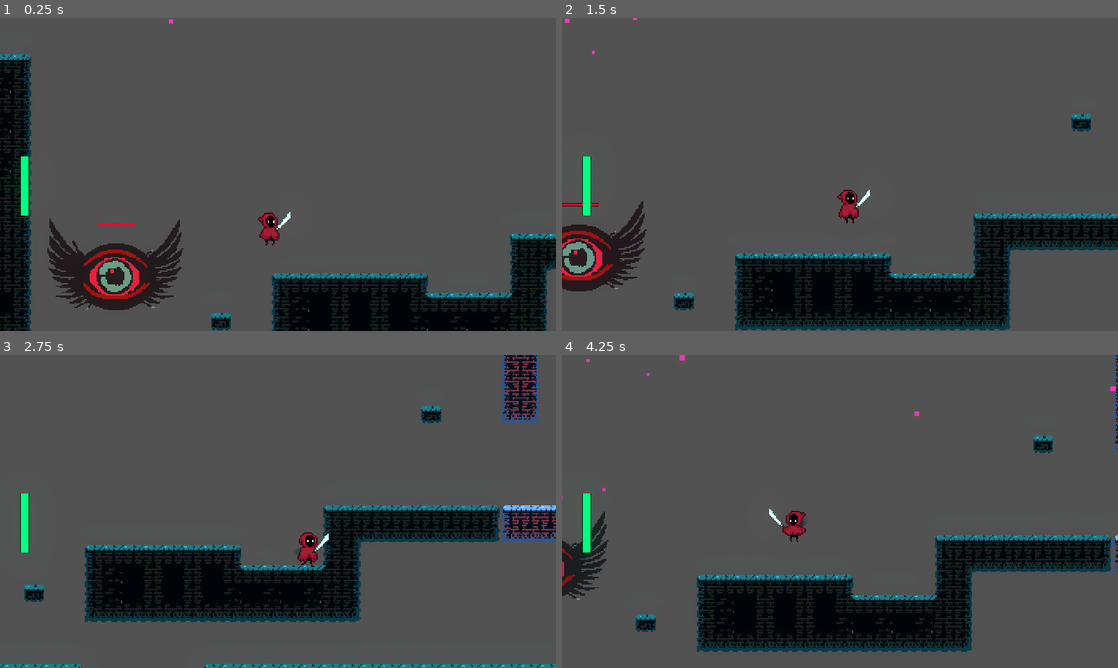
Above: before the commit, frames 1-4 (two rows, left to right).
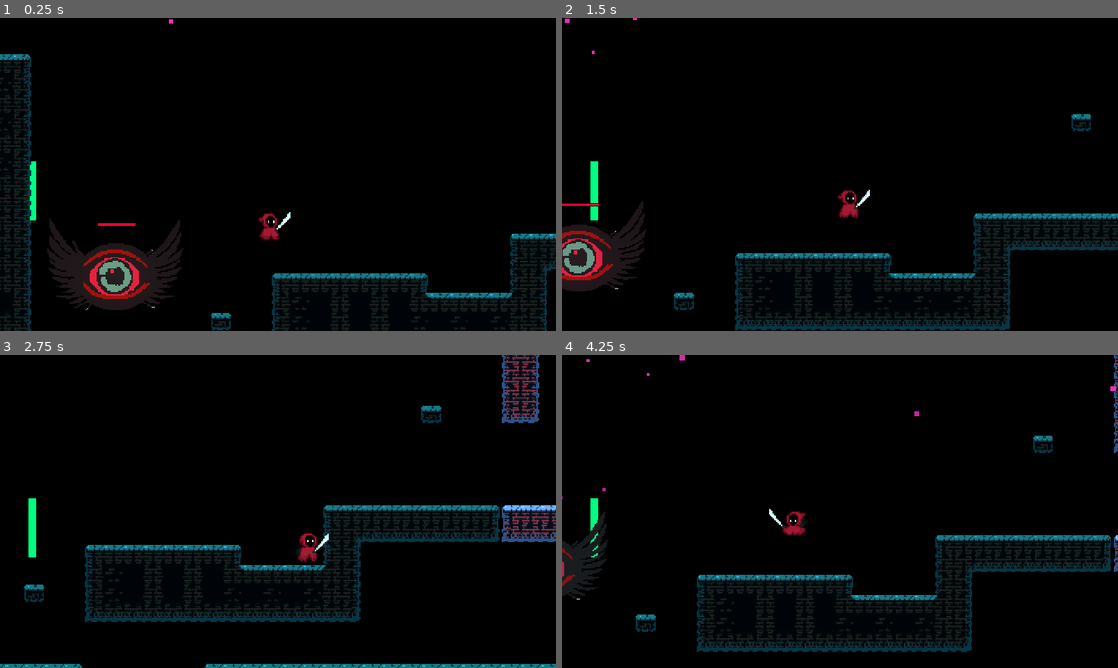
Above: after the commit, the same moments.

Repository: Driannn/AcerolaJam0
Game: Godot game, scene res://Scenes/Main scene/main_scene.tscn
Same seed, same stepped clock (60 frames per second), same inputs: the game is played once before the commit and once after it.
Inputs (mouse positions are in pixels of both pictures, inside the frame that each line leads up to):
- Up to frame 1 (0.25 s): no input
- Up to frame 2 (1.5 s): tap Enter (ui_accept) at 0.5 s; move the mouse to (962, 158) at 0.52 s; hold D (move_right) 0.53-1.28 s; tap X (attack) at 0.6 s; click (962, 158) at 0.67 s; tap Space (jump) at 0.77 s; move the mouse to (728, 190) at 1.27 s; hold S from 1.28 s (still down); tap C (dash) at 1.35 s
- Up to frame 3 (2.75 s): tap Space (jump) at 1.52 s; move the mouse to (333, 442) at 2.02 s; release S at 2.03 s; hold D (move_right) from 2.03 s (still down); hold F from 2.03 s (still down)
- Up to frame 4 (4.25 s): move the mouse to (812, 574) at 2.77 s; release D (move_right) at 2.78 s; release F at 2.78 s; hold W 2.78-3.53 s; tap X (attack) at 2.85 s; click (812, 574) at 2.92 s; tap Space (jump) at 3.02, 3.77 s; move the mouse to (1006, 558) at 3.52 s; hold A (move_left) from 3.53 s (still down); tap C (dash) at 3.6 s

The runs differ from the first frame. In frame 1, 82% of the frame differs, in the area x 0-100%, y 0-100%; in frame 2, 82%; in frame 3, 81%; in frame 4, 83%.

Commit message:
started working on gameover screen

Diff:
--- a/Scenes/Main scene/main_scene.tscn
+++ b/Scenes/Main scene/main_scene.tscn
@@ -1,14 +1,11 @@
-[gd_scene load_steps=11 format=3 uid="uid://k7uj7aa54yyh"]
+[gd_scene load_steps=8 format=3 uid="uid://k7uj7aa54yyh"]
 
 [ext_resource type="Script" path="res://Scenes/Main scene/GameManager.gd" id="1_dq8ga"]
 [ext_resource type="PackedScene" uid="uid://cprdctgkrpvbo" path="res://Scenes/VFX/SnowGeneratorCPU.tscn" id="2_0g361"]
 [ext_resource type="PackedScene" uid="uid://db4ivmgtxggnu" path="res://Scenes/TileMaps/my_tile_map1.tscn" id="2_b388d"]
 [ext_resource type="PackedScene" uid="uid://bubsfc3tvkdsb" path="res://Scenes/Player/my_player.tscn" id="3_8oym4"]
-[ext_resource type="Texture2D" uid="uid://b3d8d1w08yvxi" path="res://Assets/Character/Characters test.png" id="4_h0wd8"]
 [ext_resource type="Script" path="res://addons/phantom_camera/scripts/phantom_camera/phantom_camera_2D.gd" id="5_d018c"]
-[ext_resource type="Texture2D" uid="uid://y5nofrxknf74" path="res://Assets/Character/Eye try 2 test.png" id="5_v7brh"]
 [ext_resource type="PackedScene" uid="uid://cldxd32efc4gh" path="res://Scenes/Entities/eye_enemy.tscn" id="7_rwyoi"]
-[ext_resource type="Texture2D" uid="uid://dlosi3wh3jsx3" path="res://Assets/Items/Sword_02.png" id="8_hmrcu"]
 
 [sub_resource type="Environment" id="Environment_5iead"]
 background_mode = 3
@@ -48,26 +45,6 @@
 [node name="MyPlayer" parent="EntityContainer" instance=ExtResource("3_8oym4")]
 unique_name_in_owner = true
 position = Vector2(96, 160)
-
-[node name="SKETCHING UP" type="Sprite2D" parent="EntityContainer"]
-visible = false
-self_modulate = Color(2.286, 2.286, 2.857, 1)
-position = Vector2(208, 195)
-texture = ExtResource("4_h0wd8")
-
-[node name="Sprite2D" type="Sprite2D" parent="EntityContainer/SKETCHING UP"]
-position = Vector2(107, -48)
-scale = Vector2(0.359999, 0.359999)
-texture = ExtResource("5_v7brh")
-
-[node name="Sprite2D2" type="Sprite2D" parent="EntityContainer/SKETCHING UP"]
-position = Vector2(450, -71)
-scale = Vector2(0.359999, 0.359999)
-texture = ExtResource("5_v7brh")
-
-[node name="Sword02" type="Sprite2D" parent="EntityContainer/SKETCHING UP"]
-position = Vector2(9, -2)
-texture = ExtResource("8_hmrcu")
 
 [node name="Enemies" type="Node2D" parent="EntityContainer"]
 
--- a/Scenes/Player/my_player.gd
+++ b/Scenes/Player/my_player.gd
@@ -175,6 +175,7 @@
 		is_dead = true
 		sword.visible = false
 		ap.play("dead")
+		velocity.x * 0.1
 
 
 func set_health(value):
@@ -182,9 +183,9 @@
 
 #SIGNALS
 #hurt animation timer
-func _on_timer_timeout():
+#func _on_timer_timeout():
 	#update_animations(get_movement_input())
-	pass # Replace with function body.
+	#pass # Replace with function body.
 
 #stop dashing
 func _on_dash_durantion_timeout():
--- a/Scenes/Player/my_player.tscn
+++ b/Scenes/Player/my_player.tscn
@@ -155,7 +155,6 @@
 [sub_resource type="Animation" id="Animation_xc72h"]
 resource_name = "dead"
 length = 2.0
-loop_mode = 1
 tracks/0/type = "value"
 tracks/0/imported = false
 tracks/0/enabled = true
@@ -223,32 +222,34 @@
 position = Vector2(0, -14)
 shape = SubResource("CapsuleShape2D_flhek")
 
+[node name="Background" type="CanvasLayer" parent="."]
+layer = -1
+
+[node name="ColorRect" type="ColorRect" parent="Background"]
+anchors_preset = 15
+anchor_right = 1.0
+anchor_bottom = 1.0
+grow_horizontal = 2
+grow_vertical = 2
+color = Color(0, 0, 0, 1)
+
+[node name="HeathBar" parent="Background" instance=ExtResource("4_2c6ax")]
+unique_name_in_owner = true
+self_modulate = Color(2, 1.5, 1.5, 1)
+offset_left = 23.0
+offset_top = 163.0
+offset_right = 324.0
+offset_bottom = 175.0
+rotation = -1.5708
+scale = Vector2(0.158147, 0.494211)
+size_flags_horizontal = 0
+theme_override_styles/fill = SubResource("StyleBoxFlat_aeibh")
+
 [node name="Camera2D" type="Camera2D" parent="."]
 position = Vector2(0, -48)
 
 [node name="PhantomCameraHost" type="Node" parent="Camera2D"]
 script = ExtResource("3_a8wne")
-
-[node name="HeathBar" parent="Camera2D" instance=ExtResource("4_2c6ax")]
-unique_name_in_owner = true
-self_modulate = Color(2, 1.5, 1.5, 1)
-z_index = 2
-offset_left = -207.0
-offset_top = 33.0
-offset_right = 94.0
-offset_bottom = 45.0
-rotation = -1.5708
-scale = Vector2(0.158147, 0.494211)
-theme_override_styles/fill = SubResource("StyleBoxFlat_aeibh")
-
-[node name="ColorRect" type="ColorRect" parent="Camera2D"]
-visible = false
-z_index = -2
-offset_left = -247.0
-offset_top = -135.0
-offset_right = 239.0
-offset_bottom = 152.0
-color = Color(0, 0, 0, 1)
 
 [node name="AnimationPlayer" type="AnimationPlayer" parent="."]
 unique_name_in_owner = true
@@ -288,6 +289,5 @@
 wait_time = 0.5
 one_shot = true
 
-[connection signal="timeout" from="HurtAnim" to="." method="_on_timer_timeout"]
 [connection signal="timeout" from="DashDurantion" to="." method="_on_dash_durantion_timeout"]
 [connection signal="timeout" from="DashCooldown" to="." method="_on_dash_cooldown_timeout"]
